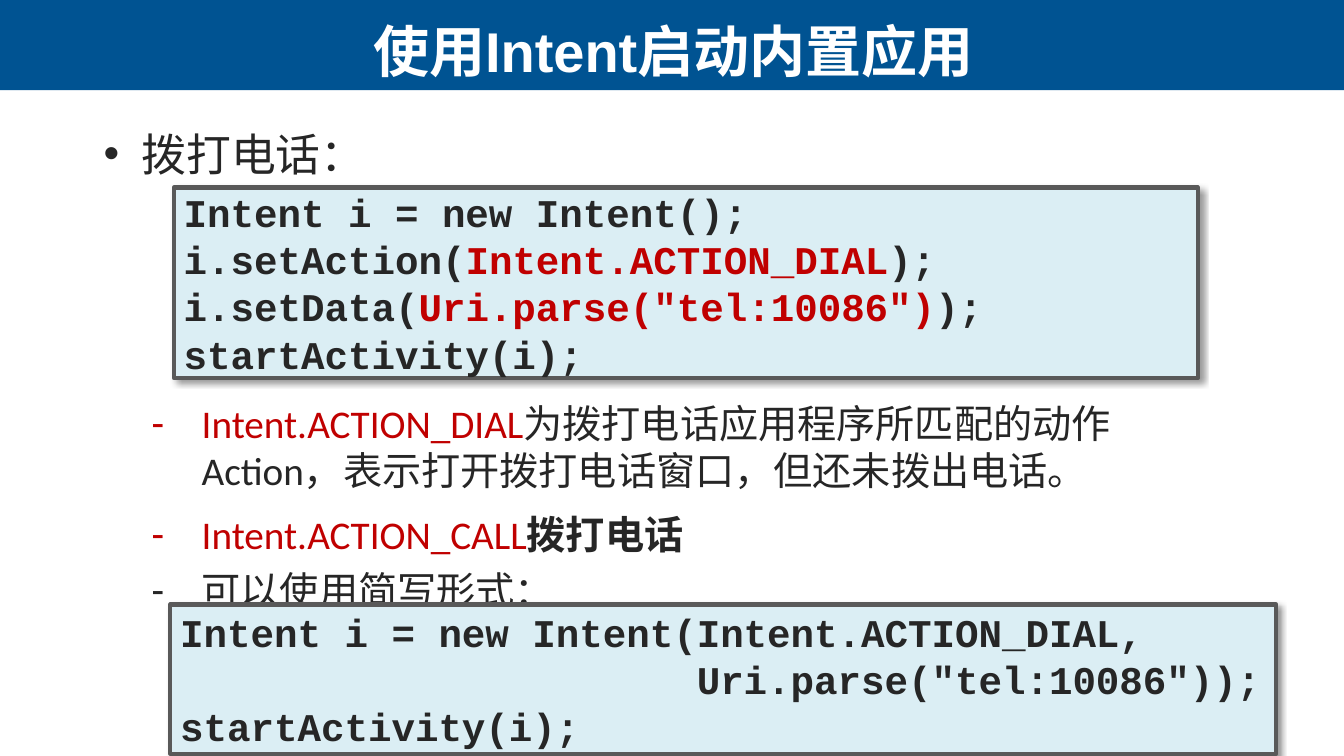
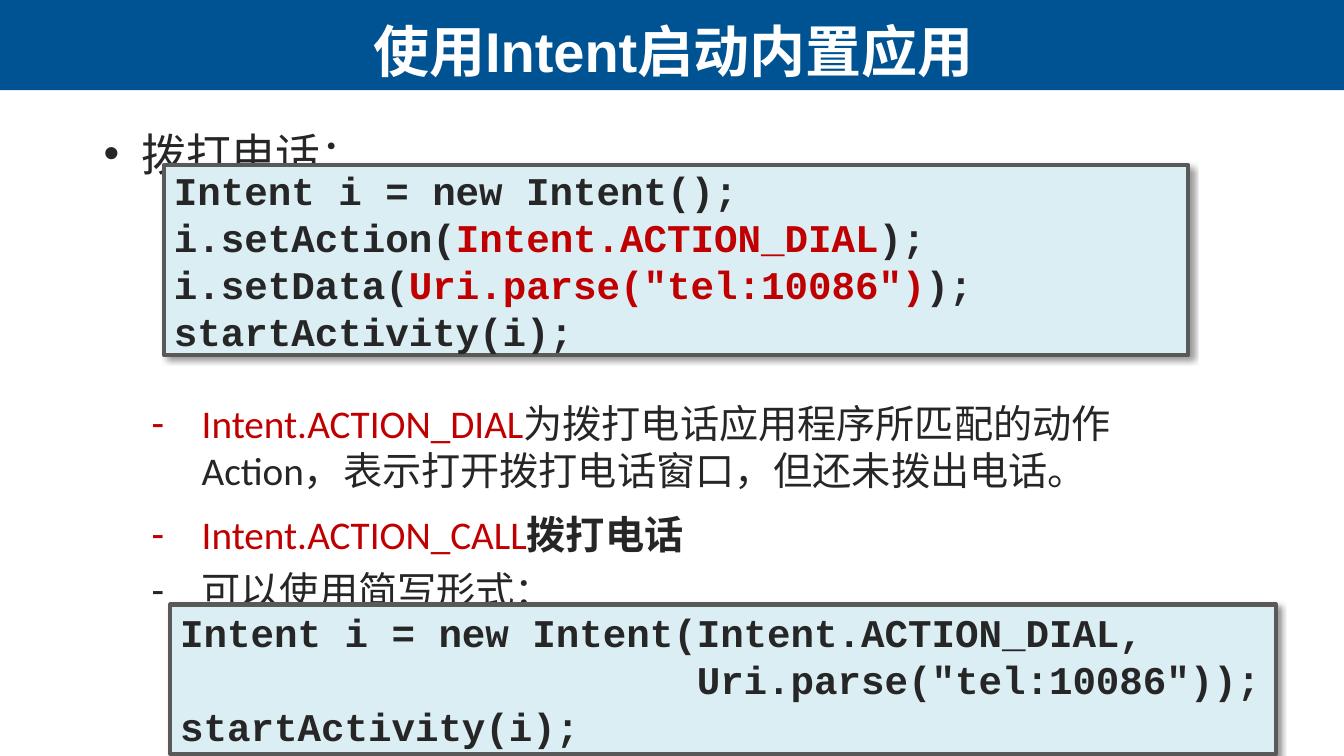
Before and after one commit to lihuanzhen2016/app-testing, a slide deck: slide 31 of PPT/09 Intent的使用.pptx. Drawn at 1344x756 pixels with LibreOffice and Linux fonts; fonts in the diff are those of the drawing. Boxes give left, top, right and bottom in pixels: in the first picture for what was removed or moved away, otherwise in the second. Text is boxed around its words. In the diff, an @@ line names an element or a change of style, - is before the commit and + after.

```diff
--- a/PPT/09 Intent的使用.pptx
+++ b/PPT/09 Intent的使用.pptx
@@ rectangle "Intent i = new Intent();": place and size @@
-rectangle "Intent i = new Intent();" at bbox=[173, 188, 1198, 378]
+rectangle "Intent i = new Intent();" at bbox=[164, 165, 1189, 356]
```
Also in this commit, not shown: 1 other slide changed, 1 other file.
